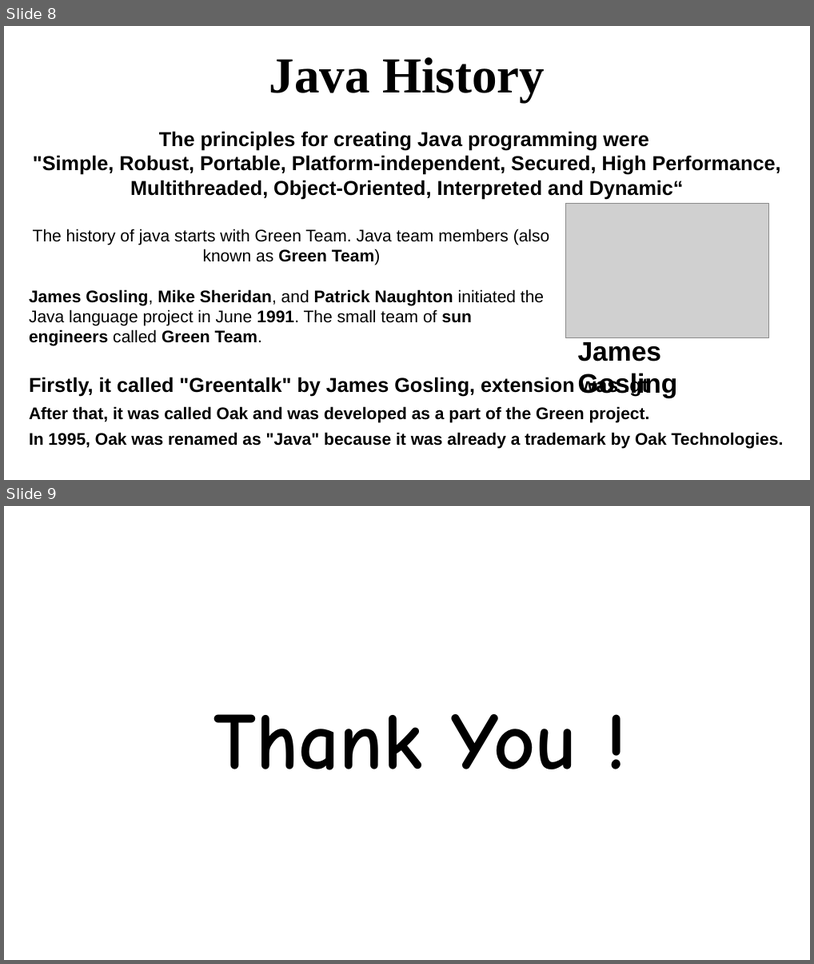
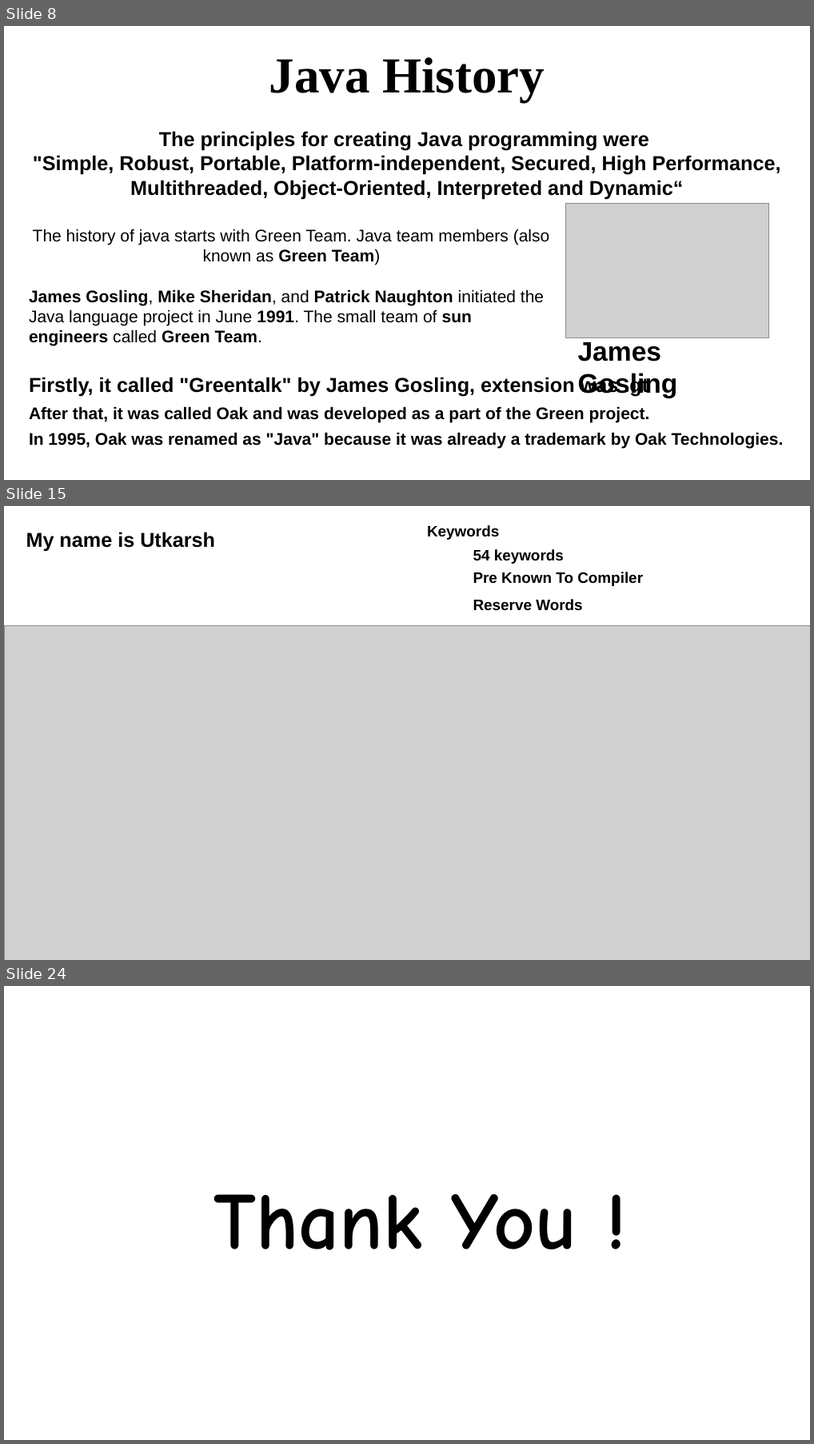
Before and after one commit to eusGithubwork/javaStudy, a slide deck: java.pptx. Shown one above the other, each under a label of ours: slides 8 and 9 before the commit, slides 8, 15 and 24 after it; the slides between them are not shown. The pictures are 814x964 and 814x1444 pixels, drawn with LibreOffice and Linux fonts; fonts in the diff are those of the drawing; grey boxes stand for pictures. Boxes give left, top, right and bottom in pixels: in the first picture for what was removed or moved away, otherwise in the second. Text is boxed around its words. In the diff, an @@ line names an element or a change of style, - is before the commit and + after.

```diff
--- a/java.pptx
+++ b/java.pptx
@@ slide 15 added at (x1=4, y1=506, x2=810, y2=960), background #FFFFFF @@
@@ text added at (x1=427, y1=525, x2=499, y2=540), 18 pt, text #000000, bold @@
+Keywords
@@ text added at (x1=26, y1=532, x2=215, y2=551), 24 pt, text #000000, bold @@
+My name is Utkarsh
@@ text added at (x1=474, y1=549, x2=564, y2=564), 18 pt, text #000000, bold @@
+54 keywords
@@ text added at (x1=474, y1=572, x2=643, y2=586), 18 pt, text #000000, bold @@
+Pre Known To Compiler
@@ text added at (x1=474, y1=599, x2=582, y2=611), 18 pt, text #000000, bold @@
+Reserve Words
@@ picture added at (x1=4, y1=625, x2=810, y2=960) @@
@@ what was slide 9 is now slide 24 @@
```
Also in this commit, not shown: 14 other slides added, 3 other files.
